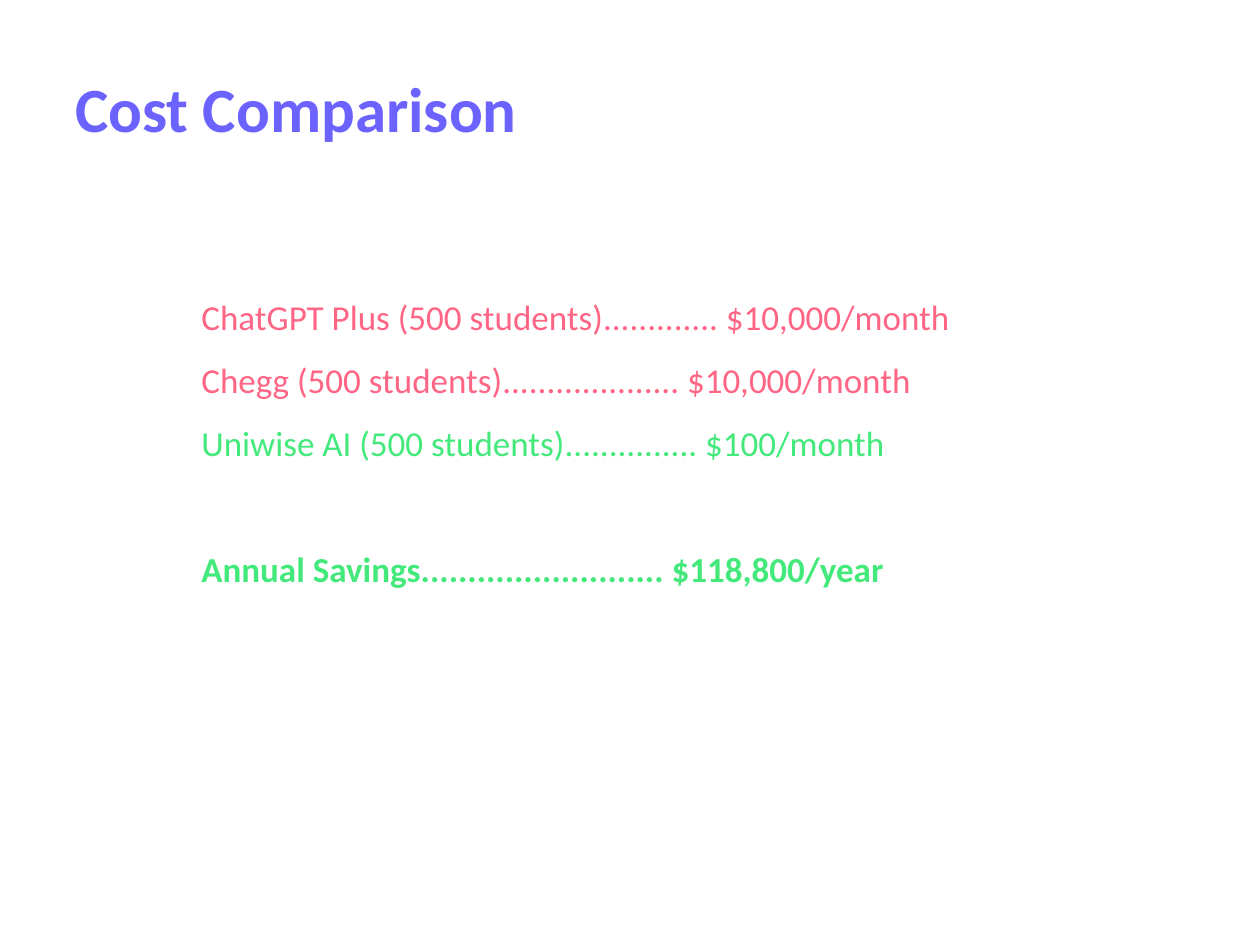
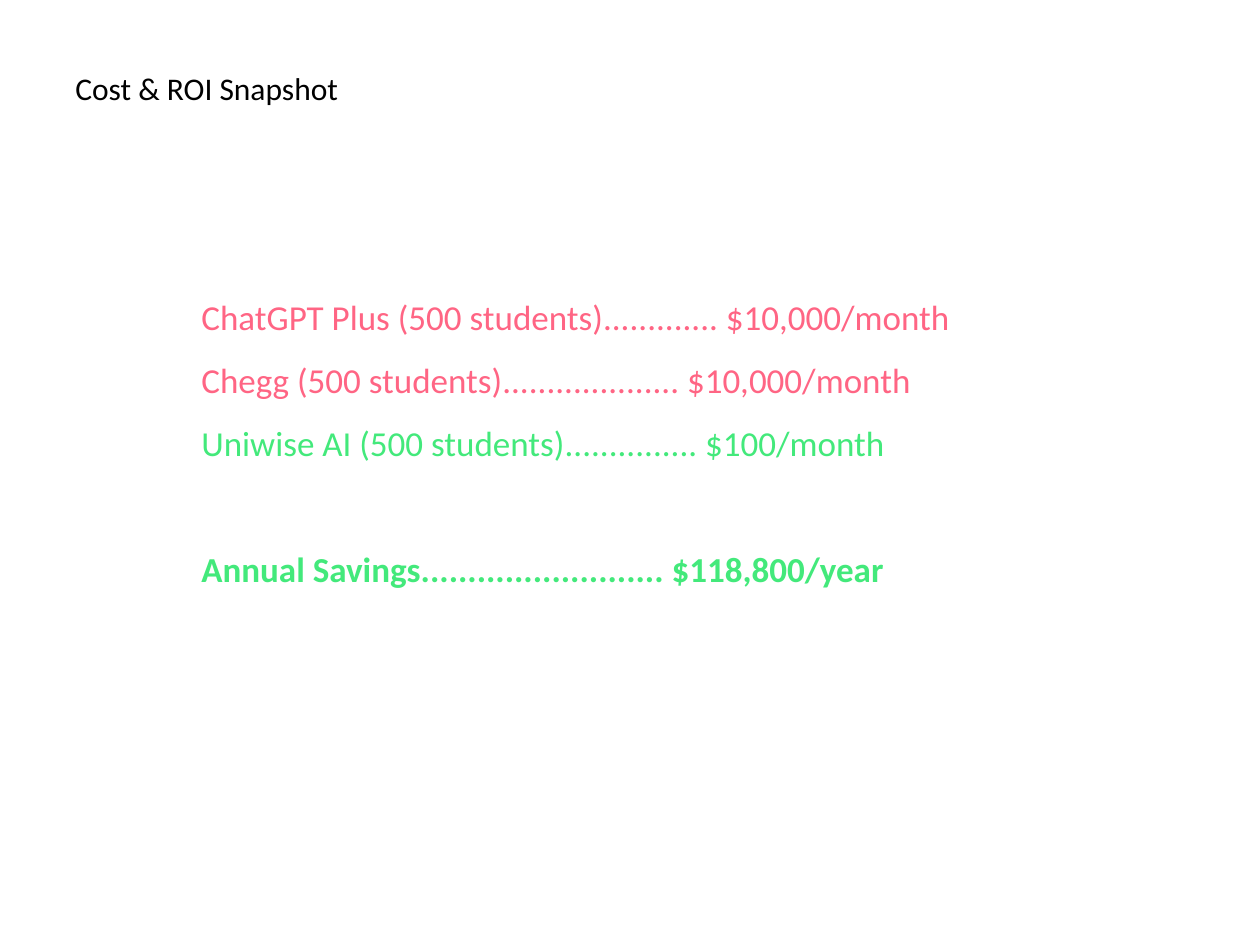
Before and after one commit to Garima040106/uniwise-ai, a slide deck: slide 10 of Uniwise_AI_Presentation.pptx. Drawn at 1260x945 pixels with LibreOffice and Linux fonts; fonts in the diff are those of the drawing. Boxes give left, top, right and bottom in pixels: in the first picture for what was removed or moved away, otherwise in the second. Text is boxed around its words. In the diff, an @@ line names an element or a change of style, - is before the commit and + after.

```diff
--- a/Uniwise_AI_Presentation.pptx
+++ b/Uniwise_AI_Presentation.pptx
@@ text at <box>75,78,338,105</box>: text changed; size 36 to 18 pt; text colour #6C63FF to #000000; bold off @@
-Cost Comparison
+Cost & ROI Snapshot
```
Also in this commit, not shown: 6 other slides changed, 3 slides added, 3 slides removed, 1 other file.
